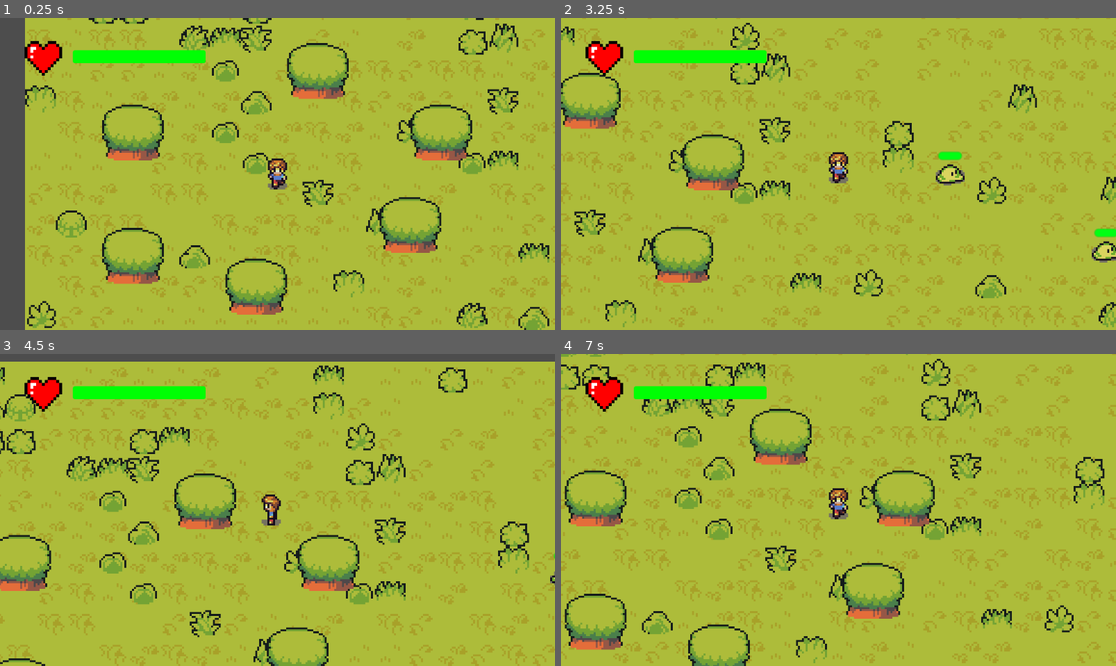
Above: before the commit, frames 1-4 (two rows, left to right).
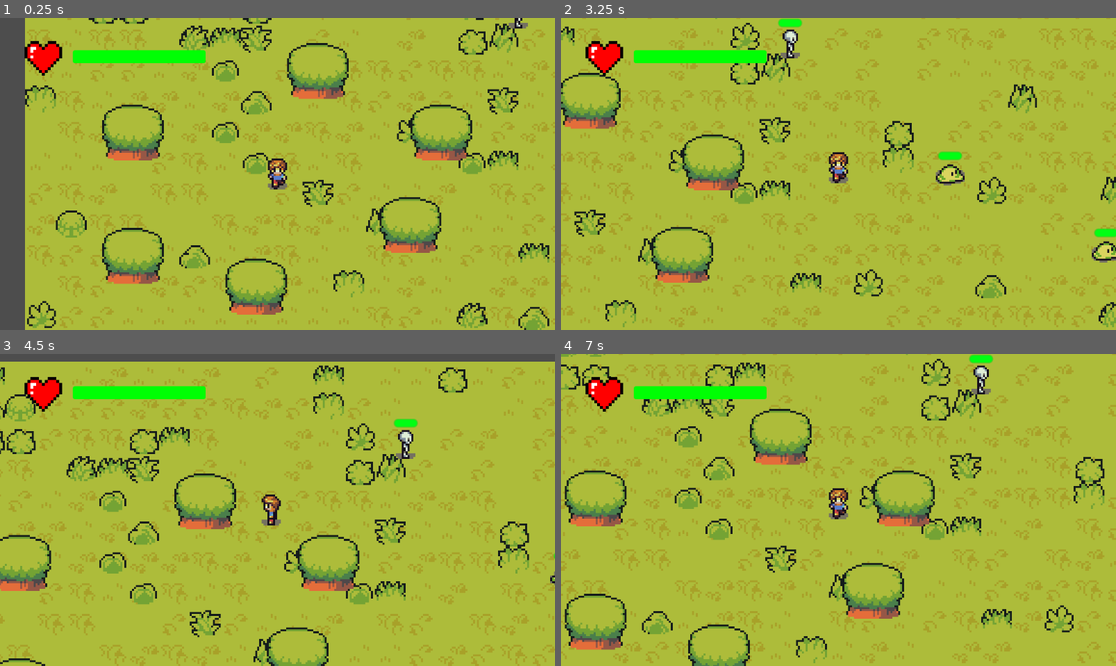
Above: after the commit, the same moments.

Repository: ThomNardou/ARPG-Godot
Game: Godot game, scene res://scenes/main.tscn
The game is run twice, just before and just after one commit, with the same random seed, the same clock (stepped at 60 frames per second) and the same inputs.
Inputs (mouse positions are in pixels of both pictures, inside the frame that each line leads up to):
- Up to frame 1 (0.25 s): no input
- Up to frame 2 (3.25 s): tap Enter at 0.5 s; move the mouse to (960, 158) at 0.52 s; hold Right (ui_right) 0.53-1.28 s; click (960, 158) at 0.6 s; tap R at 0.8, 1.35, 2.3, 2.85 s; move the mouse to (1110, 145) at 1.27 s; hold Down (ui_down) 1.28-2.03 s; click (1110, 145) at 1.55 s; move the mouse to (894, 105) at 2.02 s; hold Right (ui_right) 2.03-2.78 s; click (894, 105) at 2.1 s; move the mouse to (810, 236) at 2.77 s; hold Up (ui_up) from 2.78 s (still down); click (810, 236) at 3.05 s
- Up to frame 3 (4.5 s): move the mouse to (543, 634) at 3.52 s; release Up (ui_up) at 3.53 s; hold Left (ui_left) from 3.53 s (still down); click (543, 634) at 3.6 s; tap R at 3.8, 4.35 s; move the mouse to (111, 463) at 4.27 s
- Up to frame 4 (7 s): click (672, 463) at 4.55 s; move the mouse to (866, 510) at 5.02 s; release Left (ui_left) at 5.03 s; hold Down (ui_down) 5.03-5.78 s; click (866, 510) at 5.1 s; tap R at 5.3, 5.85, 6.8 s; move the mouse to (755, 432) at 5.77 s; hold Right (ui_right) 5.78-6.53 s; click (755, 432) at 6.05 s; tap Space at 6.5 s; move the mouse to (960, 494) at 6.52 s; hold Up (ui_up) from 6.53 s (still down); click (960, 494) at 6.6 s

The runs differ from the first frame. In frame 1, less than 0.1% of the frame differs, in the area x 91-96%, y 0-4%; in frame 2, 0.3%; in frame 3, 0.3%; in frame 4, 0.3%, in the area x 73-78%, y 0-13%.

Commit message:
add reload scenes system

Diff:
--- a/icon.svg
+++ b/icon.svg
@@ -1 +1,14 @@
-<svg height="128" width="128" xmlns="http://www.w3.org/2000/svg"><rect x="2" y="2" width="124" height="124" rx="14" fill="#363d52" stroke="#212532" stroke-width="4"/><g transform="scale(.101) translate(122 122)"><g fill="#fff"><path d="M105 673v33q407 354 814 0v-33z"/><path fill="#478cbf" d="m105 673 152 14q12 1 15 14l4 67 132 10 8-61q2-11 15-15h162q13 4 15 15l8 61 132-10 4-67q3-13 15-14l152-14V427q30-39 56-81-35-59-83-108-43 20-82 47-40-37-88-64 7-51 8-102-59-28-123-42-26 43-46 89-49-7-98 0-20-46-46-89-64 14-123 42 1 51 8 102-48 27-88 64-39-27-82-47-48 49-83 108 26 42 56 81zm0 33v39c0 276 813 276 813 0v-39l-134 12-5 69q-2 10-14 13l-162 11q-12 0-16-11l-10-65H447l-10 65q-4 11-16 11l-162-11q-12-3-14-13l-5-69z"/><path d="M483 600c3 34 55 34 58 0v-86c-3-34-55-34-58 0z"/><circle cx="725" cy="526" r="90"/><circle cx="299" cy="526" r="90"/></g><g fill="#414042"><circle cx="307" cy="532" r="60"/><circle cx="717" cy="532" r="60"/></g></g></svg>
+<?xml version="1.0" standalone="no"?>
+<!DOCTYPE svg PUBLIC "-//W3C//DTD SVG 20010904//EN"
+ "http://www.w3.org/TR/2001/REC-SVG-20010904/DTD/svg10.dtd">
+<svg version="1.0" xmlns="http://www.w3.org/2000/svg"
+ width="15.000000pt" height="11.000000pt" viewBox="0 0 15.000000 11.000000"
+ preserveAspectRatio="xMidYMid meet">
+
+<g transform="translate(0.000000,11.000000) scale(0.100000,-0.100000)"
+fill="#000000" stroke="none">
+<path d="M33 89 c-64 -41 -27 -99 51 -84 59 12 66 16 66 40 0 16 -11 30 -34
+44 -41 26 -43 26 -83 0z m82 -15 c14 -15 25 -30 25 -35 0 -4 -20 -11 -44 -14
+-82 -13 -103 4 -62 48 31 34 50 34 81 1z"/>
+</g>
+</svg>
--- a/scenes/main.tscn
+++ b/scenes/main.tscn
@@ -1,6 +1,7 @@
-[gd_scene load_steps=10 format=3 uid="uid://bodo5ax1irad5"]
+[gd_scene load_steps=11 format=3 uid="uid://bodo5ax1irad5"]
 
 [ext_resource type="PackedScene" uid="uid://b6d54dh5njncq" path="res://scenes/player.tscn" id="1_c2x66"]
+[ext_resource type="Script" path="res://script/main.gd" id="1_hv5rl"]
 [ext_resource type="Texture2D" uid="uid://bg1bixc7rjrjn" path="res://assets/Art/Tileset/TilesetFloor.png" id="2_j2wm1"]
 [ext_resource type="Texture2D" uid="uid://ct4a4fhj8kd8v" path="res://assets/Art/Tileset/TilesetNature.png" id="2_x23e0"]
 [ext_resource type="PackedScene" uid="uid://is0qdppltgpi" path="res://scenes/slime.tscn" id="4_bw5mi"]
@@ -2532,6 +2533,7 @@
 
 [node name="main" type="Node2D"]
 y_sort_enabled = true
+script = ExtResource("1_hv5rl")
 
 [node name="TileMap" type="TileMap" parent="."]
 y_sort_enabled = true
@@ -2561,6 +2563,9 @@
 [node name="skeleton" parent="." instance=ExtResource("5_j7wfm")]
 position = Vector2(463, 63)
 
+[node name="skeleton2" parent="." instance=ExtResource("5_j7wfm")]
+position = Vector2(256, 43)
+
 [node name="slime" parent="." instance=ExtResource("4_bw5mi")]
 position = Vector2(339, 111)
 collision_layer = 3
--- a/scenes/skeleton.tscn
+++ b/scenes/skeleton.tscn
@@ -38,7 +38,7 @@
 ProgressBar/styles/fill = SubResource("StyleBoxFlat_su6wp")
 
 [sub_resource type="CircleShape2D" id="CircleShape2D_u43x7"]
-radius = 24.1868
+radius = 17.0294
 
 [node name="skeleton" type="CharacterBody2D"]
 script = ExtResource("1_6vyf3")
--- a/scenes/slime.tscn
+++ b/scenes/slime.tscn
@@ -38,7 +38,7 @@
 ProgressBar/styles/fill = SubResource("StyleBoxFlat_f88lr")
 
 [sub_resource type="CircleShape2D" id="CircleShape2D_r7yr6"]
-radius = 24.1868
+radius = 18.0
 
 [node name="slime" type="CharacterBody2D"]
 script = ExtResource("1_btlu6")
--- a/script/global.gd
+++ b/script/global.gd
@@ -1,3 +1,5 @@
 extends Node
 
 var play_life = 100
+
+var is_dead = false
--- /dev/null
+++ b/script/main.gd
@@ -0,0 +1,13 @@
+extends Node2D
+
+var global = Global
+
+# Called when the node enters the scene tree for the first time.
+func _ready():
+	global.is_dead = false
+
+
+# Called every frame. 'delta' is the elapsed time since the previous frame.
+func _process(delta):
+	if global.is_dead:
+		get_tree().reload_current_scene()
--- a/script/player.gd
+++ b/script/player.gd
@@ -46,7 +46,7 @@
 
 	if health <= 0:
 		health = 0
-		hide()
+		globale.is_dead = true
 
 
 func player():
--- a/script/skeleton.gd
+++ b/script/skeleton.gd
@@ -10,12 +10,11 @@
 
 var health = 100
 
-func _ready():
-	print(health)
+func _physics_process(delta):
 
-func _physics_process(delta):
 	if Input.is_action_just_pressed("attack") and can_take_damage:
 		takeDamage()
+
 	$Control/ProgressBar.value = health
 	if  player_chase:
 		$AnimatedSprite2D.play("move")
@@ -56,10 +55,8 @@
 func _on_can_be_attack_body_entered(body):
 	if body.has_method("player"):
 		can_take_damage = true
-		print(can_take_damage)
 
 
 func _on_can_be_attack_body_exited(body):
 	if body.has_method("player"):
 		can_take_damage = false
-		print(can_take_damage)
--- a/script/slime.gd
+++ b/script/slime.gd
@@ -53,20 +53,11 @@
 	if health <= 0:
 		queue_free()
 
-
-func _on_can_be_attack_input_event(viewport, event, shape_idx):
-	if event is InputEventKey:
-		if can_take_damage and event.keycode == KEY_R:
-			print("coucou")
-
-
 func _on_can_be_attack_body_entered(body):
 	if body.has_method("player"):
 		can_take_damage = true
-		print(can_take_damage)
 
 
 func _on_can_be_attack_body_exited(body):
 	if body.has_method("player"):
 		can_take_damage = false
-		print(can_take_damage)
Not shown, changed: README.md
